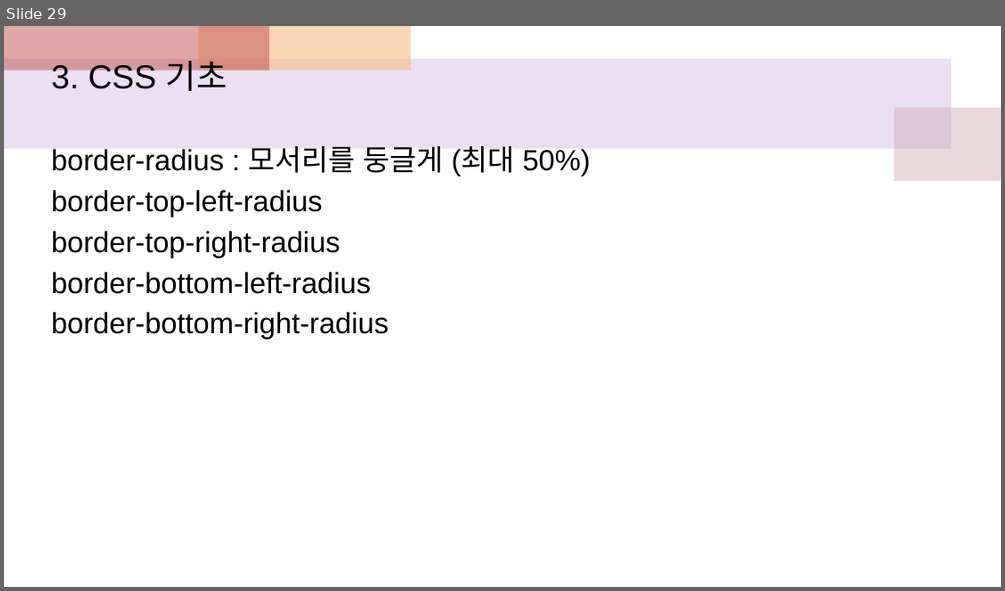
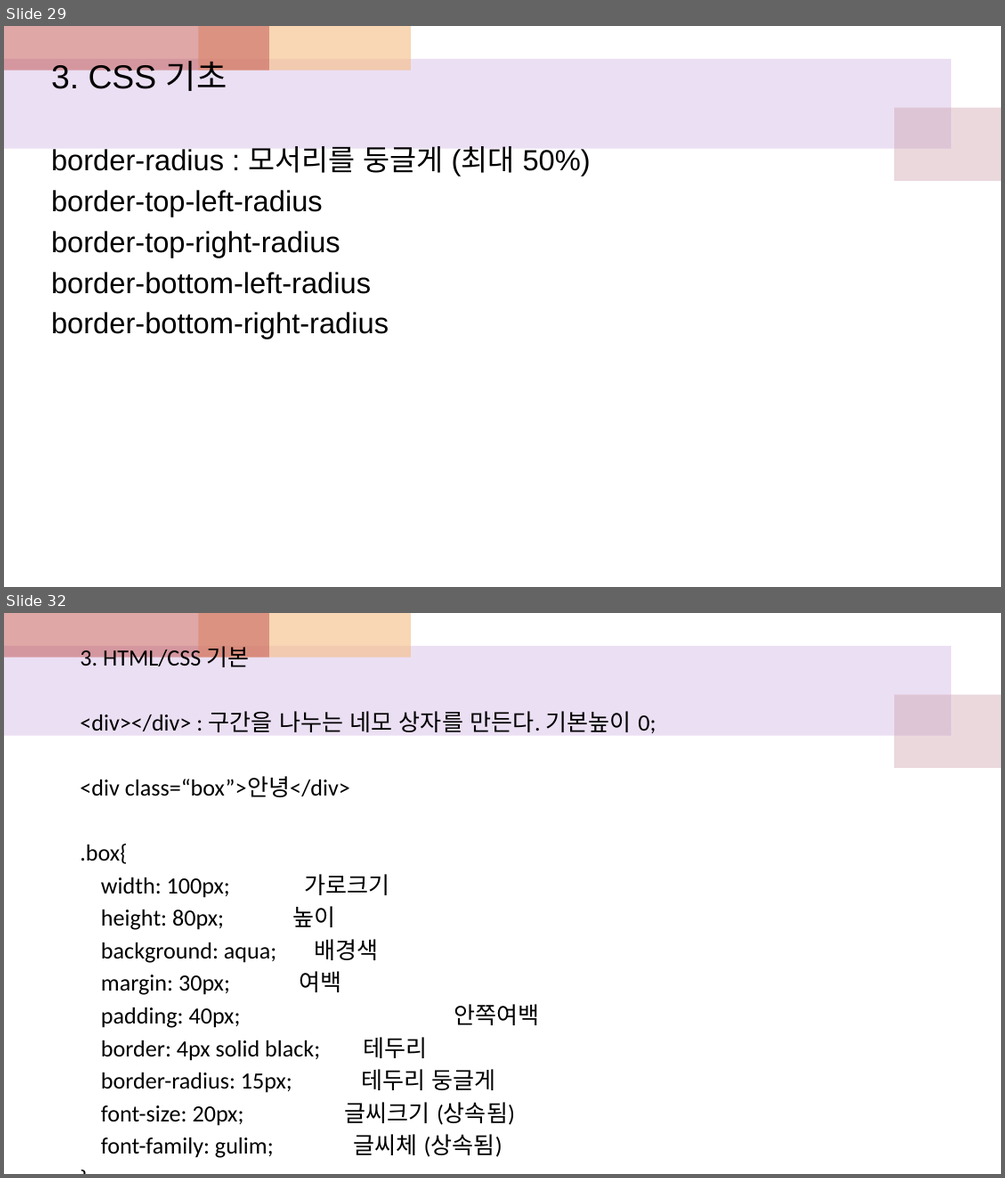
Before and after one commit to sonsungjong/html_css, a slide deck: htmlcss수업참고자료.pptx. Shown one above the other, each under a label of ours: slide 29 before the commit, slides 29 and 32 after it; the slides between them are not shown. The pictures are 1005x591 and 1005x1178 pixels, drawn with LibreOffice and Linux fonts; fonts in the diff are those of the drawing. Boxes give left, top, right and bottom in pixels: in the first picture for what was removed or moved away, otherwise in the second. Text is boxed around its words. In the diff, an @@ line names an element or a change of style, - is before the commit and + after.

```diff
--- a/htmlcss수업참고자료.pptx
+++ b/htmlcss수업참고자료.pptx
@@ slide 32 added at box(4, 613, 1001, 1174), background #FFFFFF; not listed: 4 template elements that a slide beside it also shows @@
@@ text added at box(80, 646, 655, 1126), 22.4 pt, text #000000 @@
+3. HTML/CSS 기본
+<div></div> : 구간을 나누는 네모 상자를 만든다. 기본높이 0;
+<div class=“box”>안녕</div>
+.box{
+width: 100px; 가로크기
+height: 80px; 높이
+background: aqua; 배경색
+margin: 30px; 여백
+padding: 40px; 안쪽여백
+border: 4px solid black; 테두리
+border-radius: 15px; 테두리 둥글게
+font-size: 20px; 글씨크기 (상속됨)
+font-family: gulim; 글씨체 (상속됨)
+}
```
Also in this commit, not shown: 8 slides changed, 11 other slides added, 12 slides removed.
